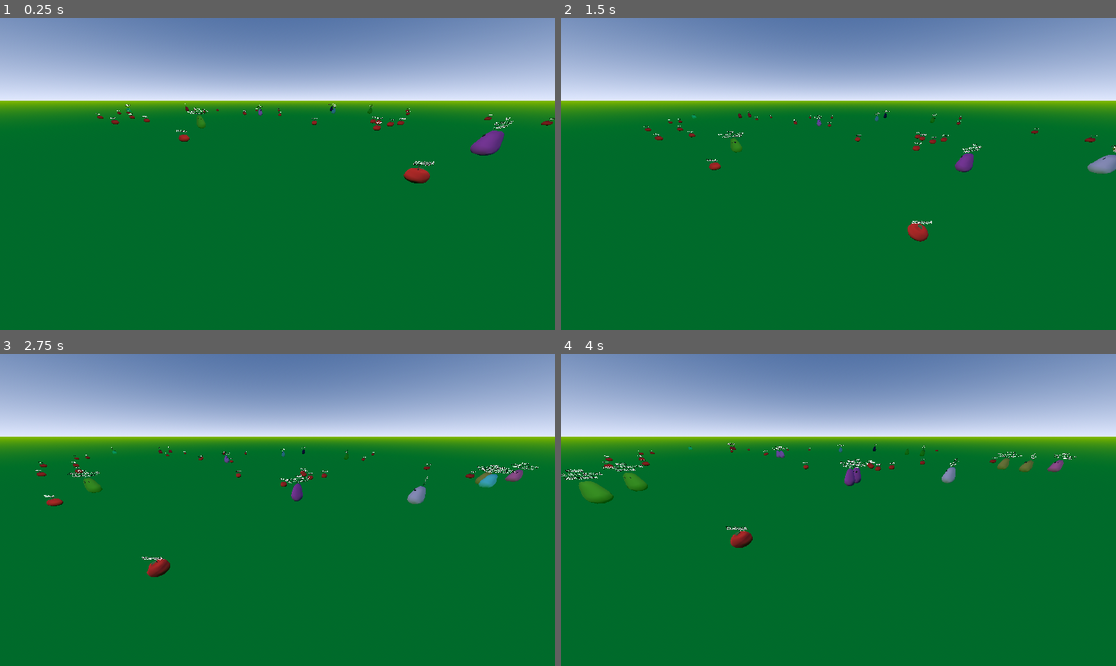
Above: before the commit, frames 1-4 (two rows, left to right).
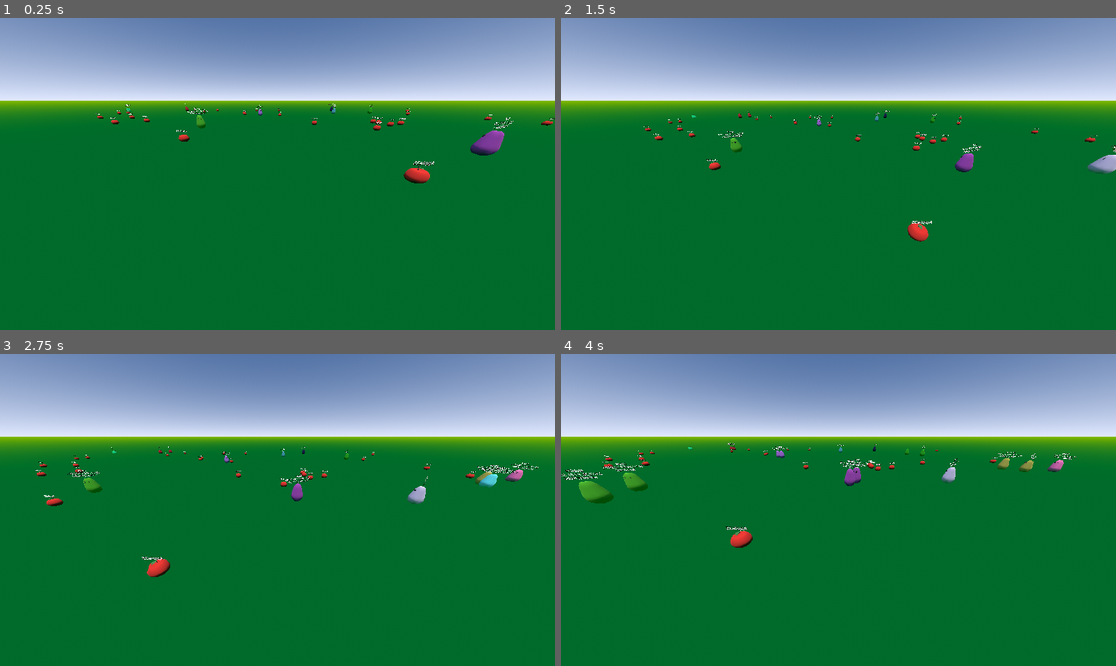
Above: after the commit, the same moments.

Repository: kubgus/blob-survivors
Game: Godot game, scene res://scenes/simulation.tscn
Two runs of this game, one before a commit and one after it. Both use one fixed random seed, a clock stepped at 60 frames per second and the inputs below.
Inputs (mouse positions are in pixels of both pictures, inside the frame that each line leads up to):
- Up to frame 1 (0.25 s): no input
- Up to frame 2 (1.5 s): tap Enter at 0.5 s; move the mouse to (960, 158) at 0.52 s; hold D 0.53-1.28 s; hold E 0.53-1.28 s; click (960, 158) at 0.67 s; move the mouse to (727, 189) at 1.27 s; hold Down (ui_down) from 1.28 s (still down); tap Q at 1.35 s
- Up to frame 3 (2.75 s): move the mouse to (333, 441) at 2.02 s; release Down (ui_down) at 2.03 s; hold D from 2.03 s (still down); hold Shift from 2.03 s (still down)
- Up to frame 4 (4 s): move the mouse to (810, 572) at 2.77 s; release D at 2.78 s; release Shift at 2.78 s; hold Up (ui_up) 2.78-3.53 s; tap E at 2.85 s; click (810, 572) at 2.92 s; move the mouse to (1005, 556) at 3.52 s; hold A from 3.53 s (still down); hold Q from 3.53 s (still down)

The runs differ from the first frame. In frame 1, 0.5% of the frame differs, in the area x 17-100%, y 28-53%; in frame 2, 0.7%; in frame 3, 0.8%; in frame 4, 0.8%, in the area x 3-91%, y 29-62%.

Commit message:
Update lighting

Diff:
--- a/scenes/simulation.tscn
+++ b/scenes/simulation.tscn
@@ -49,14 +49,10 @@
 boost_speed_multiplier = 5.0
 max_speed = 5000.0
 
-[node name="OmniLight3D" type="OmniLight3D" parent="."]
-transform = Transform3D(1, 0, 0, 0, 1, 0, 0, 0, 1, 0, 19.8101, 0)
-light_energy = 10.461
-light_indirect_energy = 3.365
-light_volumetric_fog_energy = 3.783
-omni_range = 4096.0
-
 [node name="Environment" type="Node3D" parent="."]
 script = ExtResource("2_fishg")
 scatter_range = 100
 scatter_items = Array[ExtResource("2_fatmv")]([SubResource("Resource_mhie5"), SubResource("Resource_ddy8e")])
+
+[node name="DirectionalLight3D" type="DirectionalLight3D" parent="."]
+transform = Transform3D(1, 0, 0, 0, 0.191803, 0.981434, 0, -0.981434, 0.191803, 0, 11.7739, 0)
